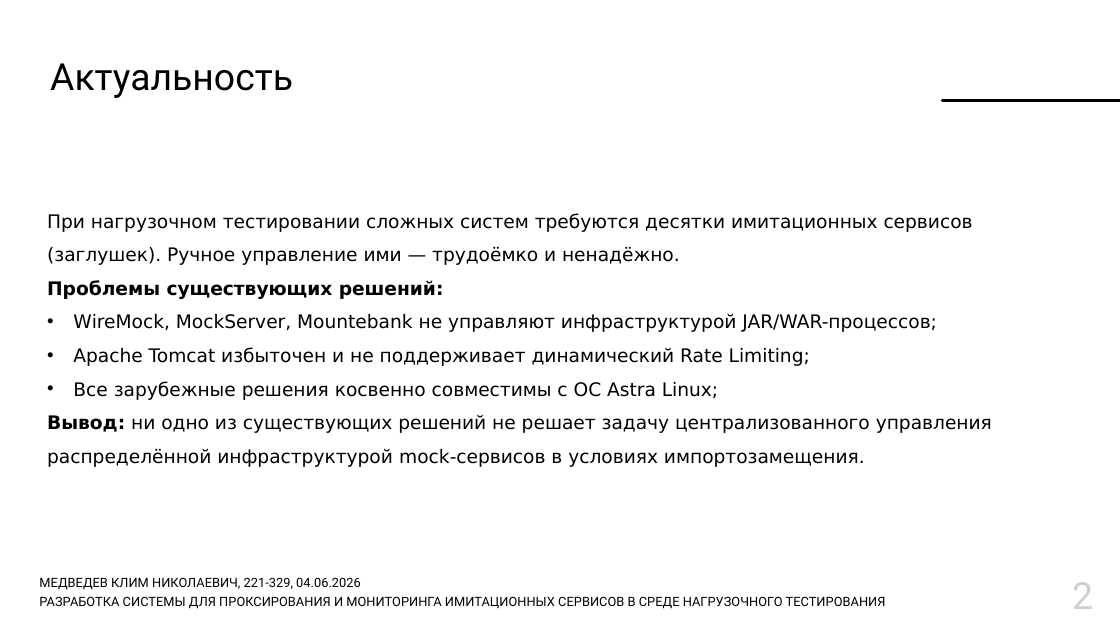
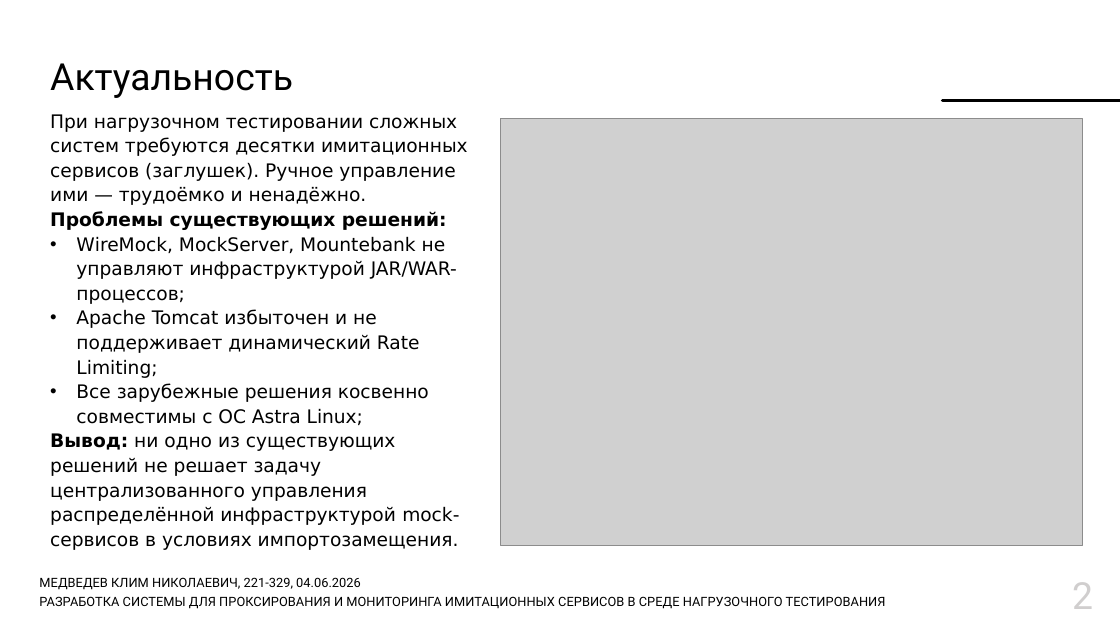
Before and after one commit to Lamardo43/educ-thesis, a slide deck: slide 2 of Thesis/docs/Презентация.pptx. Drawn at 1120x630 pixels with LibreOffice and Linux fonts; fonts in the diff are those of the drawing; grey boxes stand for pictures; background and template pictures are left out. Boxes give left, top, right and bottom in pixels: in the first picture for what was removed or moved away, otherwise in the second. Text is boxed around its words. In the diff, an @@ line names an element or a change of style, - is before the commit and + after.

```diff
--- a/Thesis/docs/Презентация.pptx
+++ b/Thesis/docs/Презентация.pptx
@@ text "При нагрузочном тестировании сложных систем ...": place and size @@
-text "При нагрузочном тестировании сложных систем ..." at bbox=[47, 213, 992, 467]
+text "При нагрузочном тестировании сложных систем ..." at bbox=[50, 114, 468, 550]
@@ text "При нагрузочном тестировании сложных систем ..." at bbox=[50, 114, 468, 550]: line spacing 1.5 to 1.1 @@
@@ picture added at bbox=[500, 119, 1083, 545] @@
```
Also in this commit, not shown: 2 other slides changed, 1 other file.
